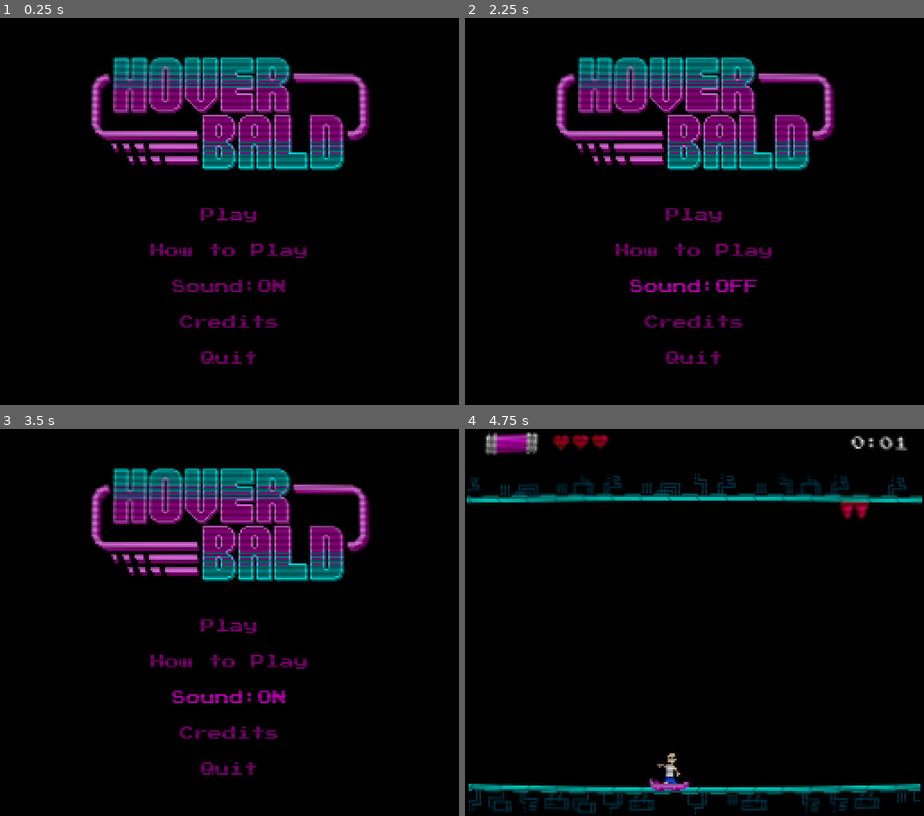
Above: before the commit, frames 1-4 (two rows, left to right).
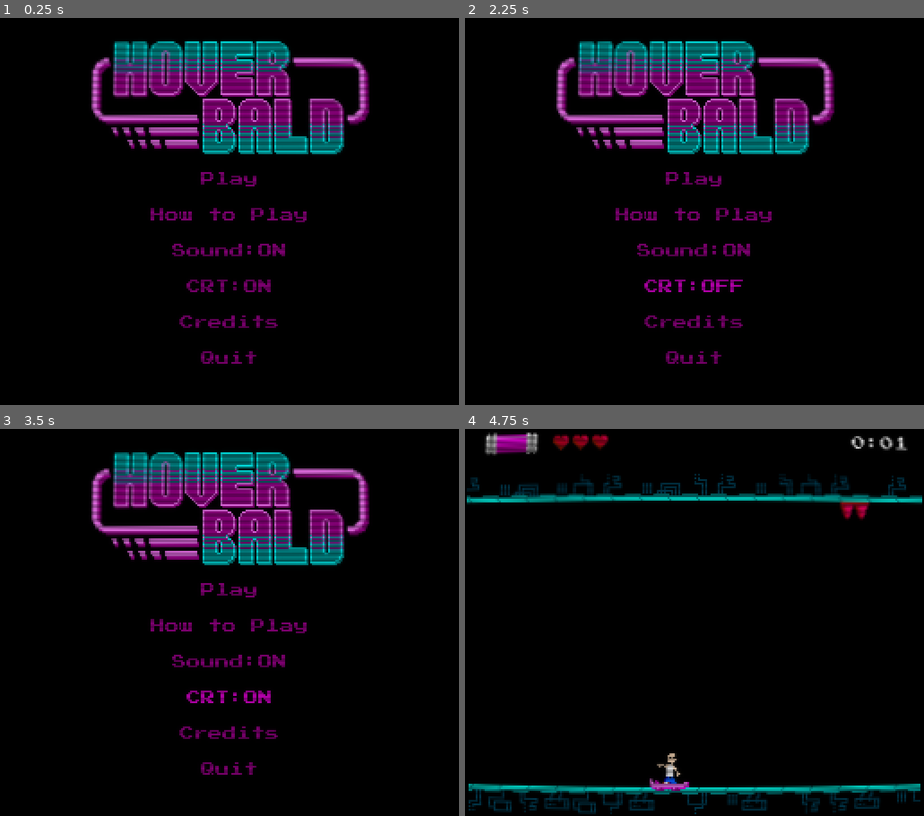
Above: after the commit, the same moments.

Repository: kernel00ps/Hoverbald
Game: Godot game, scene res://scenes/main_menu.tscn
Same seed, same stepped clock (60 frames per second), same inputs: the game is played once before the commit and once after it. Sound files missing from this copy of the repository are replaced by a short silence.
Inputs (mouse positions are in pixels of both pictures, inside the frame that each line leads up to):
- Up to frame 1 (0.25 s): no input
- Up to frame 2 (2.25 s): click "Sound:ON" at 0.5 s; click "Sound:OFF" at 1.25 s; click (694, 285) at 2 s, where only the run after the commit has a clickable "CRT:ON"
- Up to frame 3 (3.5 s): click (229, 696) at 2.75 s, where only the run after the commit has a clickable "CRT:OFF"
- Up to frame 4 (4.75 s): click "Play" at 3.5 s; hold D (RIGHT) from 4.28 s (still down)

The runs differ from the first frame. In frame 1, 14% of the frame differs, in the area x 19-81%, y 6-71%; in frame 2, 14%; in frame 3, 14%; in frame 4, nothing differs.

Commit message:
Added a new button for crt effect

Diff:
--- /dev/null
+++ b/scenes/crt_button.gd
@@ -0,0 +1,7 @@
+extends Button
+
+func _ready() -> void:
+	text = "CRT:" + ("ON" if Globals.is_crt_on else "OFF")
+
+func _on_pressed() -> void:
+	text = "CRT:" + ("ON" if Globals.is_crt_on else "OFF")
--- a/scenes/main_menu.tscn
+++ b/scenes/main_menu.tscn
@@ -1,10 +1,11 @@
-[gd_scene load_steps=9 format=3 uid="uid://ct3blvin6gqt0"]
+[gd_scene load_steps=10 format=3 uid="uid://ct3blvin6gqt0"]
 
 [ext_resource type="Texture2D" uid="uid://cmgymkudetfv" path="res://assets/sprites/logo_160x64.png" id="1_1lyvp"]
 [ext_resource type="Script" path="res://scripts/main_menu.gd" id="1_qc4hd"]
 [ext_resource type="Texture2D" uid="uid://d26by6jwxpnd4" path="res://assets/backgrounds/background_black.png" id="1_xqkqr"]
 [ext_resource type="FontFile" uid="uid://cgb7cxf605ki7" path="res://assets/other/font_pressstart2p.ttf" id="2_rfisl"]
 [ext_resource type="Script" path="res://scripts/sound_button.gd" id="5_0wirc"]
+[ext_resource type="Script" path="res://scenes/crt_button.gd" id="6_51xtr"]
 [ext_resource type="PackedScene" uid="uid://dnkgvrhct02v3" path="res://scenes/crt.tscn" id="6_uijvc"]
 [ext_resource type="AudioStream" uid="uid://12gtxwh847g3" path="res://assets/sound/sound_pickup_fule.wav" id="7_oycya"]
 
@@ -25,7 +26,7 @@
 
 [node name="logo" type="Sprite2D" parent="."]
 texture_filter = 1
-position = Vector2(128, 62)
+position = Vector2(128, 53)
 texture = ExtResource("1_1lyvp")
 
 [node name="VBoxContainer" type="VBoxContainer" parent="."]
@@ -86,6 +87,21 @@
 flat = true
 script = ExtResource("5_0wirc")
 
+[node name="crt_button" type="Button" parent="VBoxContainer"]
+texture_filter = 1
+layout_mode = 2
+theme_override_colors/font_hover_pressed_color = Color(0.847059, 0, 0.8, 1)
+theme_override_colors/font_hover_color = Color(0.847059, 0, 0.8, 1)
+theme_override_colors/font_pressed_color = Color(0.847059, 0, 0.8, 1)
+theme_override_colors/font_focus_color = Color(0.847059, 0, 0.8, 1)
+theme_override_colors/font_color = Color(0.580392, 0, 0.517647, 1)
+theme_override_fonts/font = ExtResource("2_rfisl")
+theme_override_font_sizes/font_size = 8
+theme_override_styles/focus = SubResource("StyleBoxEmpty_hdnrf")
+text = "CRT:ON"
+flat = true
+script = ExtResource("6_51xtr")
+
 [node name="credits_button" type="Button" parent="VBoxContainer"]
 texture_filter = 1
 layout_mode = 2
@@ -135,6 +151,8 @@
 [connection signal="pressed" from="VBoxContainer/controls_button" to="." method="_on_controls_button_pressed"]
 [connection signal="pressed" from="VBoxContainer/sound_button" to="." method="_on_sound_button_pressed"]
 [connection signal="pressed" from="VBoxContainer/sound_button" to="VBoxContainer/sound_button" method="_on_pressed"]
+[connection signal="pressed" from="VBoxContainer/crt_button" to="." method="_on_crt_button_pressed"]
+[connection signal="pressed" from="VBoxContainer/crt_button" to="VBoxContainer/crt_button" method="_on_pressed"]
 [connection signal="pressed" from="VBoxContainer/credits_button" to="." method="_on_credits_button_pressed"]
 [connection signal="pressed" from="VBoxContainer/quit_button" to="." method="_on_quit_button_pressed"]
 [connection signal="pressed" from="ShonjaButton" to="." method="_on_shonja_button_pressed"]
--- a/scripts/globals.gd
+++ b/scripts/globals.gd
@@ -23,3 +23,4 @@
 
 var is_sound_on: bool = true
 var is_shonja: bool = false
+var is_crt_on: bool = true
--- a/scripts/main.gd
+++ b/scripts/main.gd
@@ -27,7 +27,8 @@
 
 	if Globals.is_sound_on:
 		$AudioStreamPlayer_intro.play()
-
+	if not Globals.is_crt_on:
+		$CRT.get_child(0).hide()
 	new_game()
 
 func new_game():
--- a/scripts/main_menu.gd
+++ b/scripts/main_menu.gd
@@ -9,6 +9,8 @@
 func _on_controls_button_pressed() -> void:
 	get_tree().change_scene_to_file("res://scenes/controls_menu.tscn")
 
+func _on_crt_button_pressed() -> void:
+	Globals.is_crt_on = not Globals.is_crt_on
 
 func _on_sound_button_pressed() -> void:
 	# THIS IS SEPARATE :(
